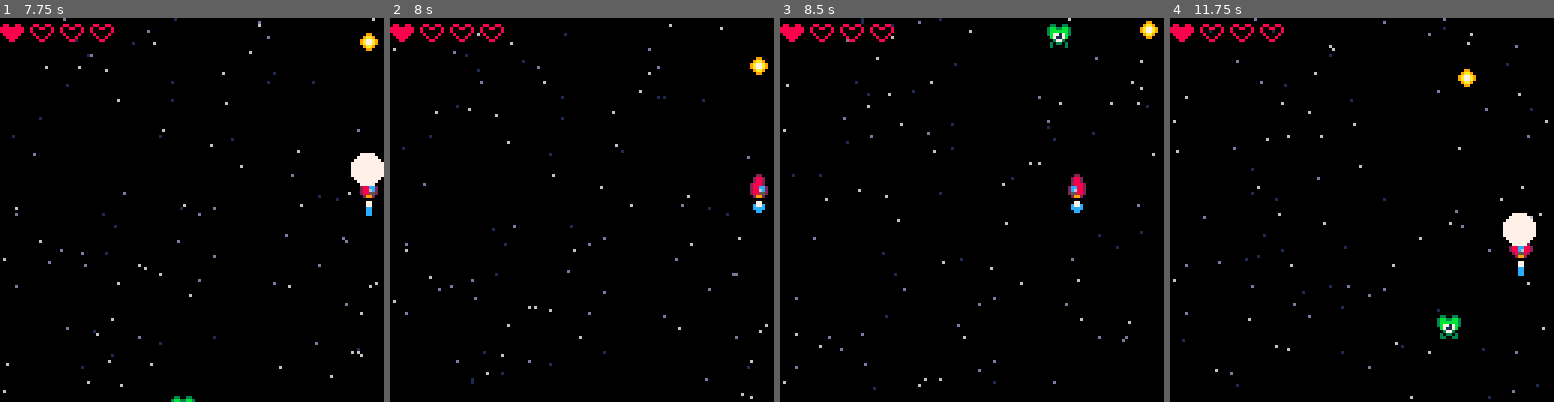
Above: before the commit, frames 1-4 (left to right).
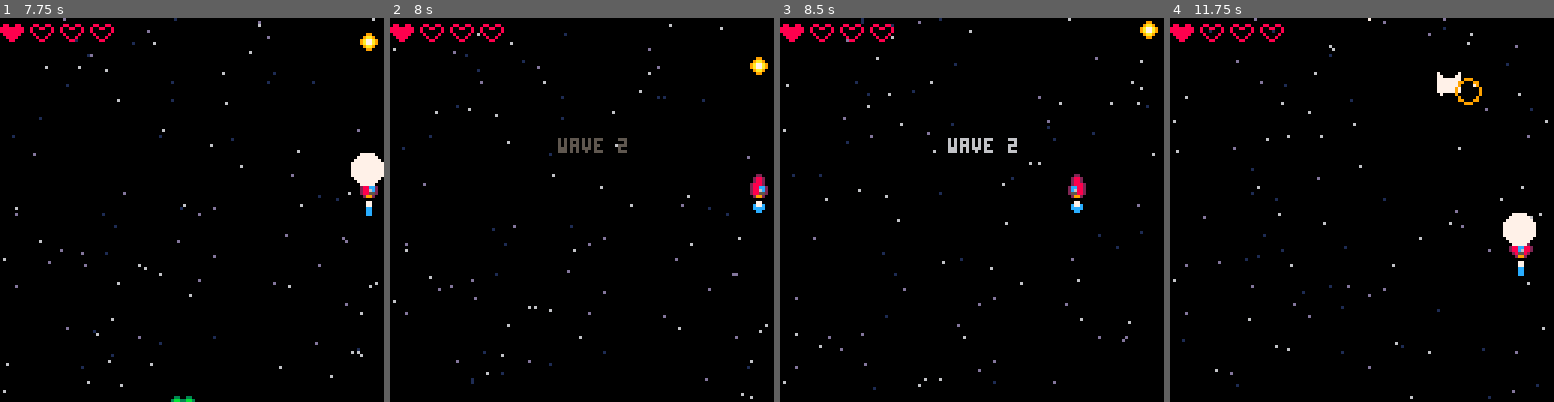
Above: after the commit, the same moments.

Repository: gabriel-jm/pico8-games
Game: PICO-8 cartridge shmup.p8
Same seed, same stepped clock (60 frames per second), same inputs: the game is played once before the commit and once after it.
Inputs:
- Up to frame 1 (7.75 s): tap X (X key) at 0.33, 1.07, 1.85, 2.97, 4.08, 5.2, 6.32, 7.43 s; tap O (Z key) at 0.7, 1.7, 2.1, 2.5, 2.9, 3.3, 3.7, 4.1, 4.5, 4.9, 5.3, 5.7, 6.1, 6.5, 6.9, 7.3, 7.7 s; hold Right 1.6-2.1 s; hold Up 2.15-2.42 s; hold Right 2.47-3.03 s; hold Left 3.08-3.58 s; hold Down 3.63-3.97 s; hold Right 4.02-4.68 s; hold Up 4.73-5.03 s; hold Left 5.08-5.68 s; hold Down 5.73-6.03 s; hold Right 6.08-6.58 s; hold Right 6.63-7.13 s; hold Up 7.18-7.45 s; hold Right from 7.5 s (still down)
- Up to frame 2 (8 s): keep holding Right
- Up to frame 3 (8.5 s): release Right at 8.07 s; tap O (Z key) at 8.1 s; hold Left from 8.12 s (still down)
- Up to frame 4 (11.75 s): tap O (Z key) every 0.4 s from 8.5 to 11.7 s; tap X (X key) at 8.55, 9.67, 10.78 s; release Left at 8.62 s; hold Down 8.67-9 s; hold Right 9.05-9.72 s; hold Up 9.77-10.07 s; hold Left 10.12-10.72 s; hold Down 10.77-11.07 s; hold Right 11.12-11.62 s

Frame 1 is identical in both runs. In frame 2, 0.3% of the frame differs, in the area x 43-62%, y 31-36%; in frame 3, 0.6%; in frame 4, 0.8%, in the area x 51-82%, y 0-84%.

Commit message:
shmup - make game object factory

Diff:
--- a/shmup.p8
+++ b/shmup.p8
@@ -3,33 +3,34 @@
 __lua__
 -- init
 
-enemy_types={
-	{ -- green alien
-		hp=5,
-		spr=21,
-		ani=split"21,22,23,24"
-	},
-	{ -- red flame guy
-		hp=5,
-		spr=148,
-		ani=split"148,149"
-	},
-	{ -- spinning ship
-		hp=5,
-		spr=184,
-		ani=split"184,185,186,187"
-	},
-	{ -- boss
-		hp=5,
-		spr=208,
-		ani=split"208,210",
-		spr_width=2
-	}
-}
-
 function _init()
  t=0
  blinkt=1
+ btn_lockout=0
+
+ enemy_types={
+		make_obj({ -- green alien
+			hp=5,
+			spr=21,
+			ani=split"21,22,23,24"
+		}),
+		make_obj({ -- red flame guy
+			hp=5,
+			spr=148,
+			ani=split"148,149"
+		}),
+		make_obj({ -- spinning ship
+			hp=5,
+			spr=184,
+			ani=split"184,185,186,187"
+		}),
+		make_obj({ -- boss
+			hp=5,
+			spr=208,
+			ani=split"208,210",
+			spr_width=2
+		})
+	}
 
  modes={
  	start={update_start,draw_start},
@@ -68,7 +69,8 @@
 		y=64,
 		sx=0,
 		sy=0,
-		spr=2
+		spr=2,
+		spr_width=1
 	}
 
 	lives=1
@@ -99,6 +101,7 @@
 end
 
 function mode(target_mode)
+	m=target_mode
 	upd,drw=unpack(
 		modes[target_mode]
 	)
@@ -262,6 +265,20 @@
 		target_r=25
 	})
 end
+
+function make_obj(val)
+	return {
+		x=val.x,
+		y=val.y,
+		flash=0,
+		hp=val.hp or 5,
+		spr=val.spr,
+		spr_width=val.spr_width or 1,
+		ani=val.ani,
+		ani_frame=1,
+		col_width=8
+	}
+end
 -->8
 -- update
 
@@ -298,7 +315,8 @@
 			add(bullets,{
 				x=ship.x,
 				y=ship.y-4,
-				spr=16
+				spr=16,
+				spr_width=1
 			})
 			sfx(0)
 			muzzle=6
@@ -324,10 +342,6 @@
 					sfx(1)
 					del(enemies,e)
 					explode(e.x+4,e.y+4)
-
-					if #enemies==0 then
-						next_wave()
-					end
 				end
 			end
 		end)
@@ -352,14 +366,9 @@
 		e.spr=e.ani[
 			flr(e.ani_frame)
 		]
---		e.spr+=0.4
---		if e.spr>=25 then
---			e.spr=21
---		end
 
 		if e.y>128 then
 			del(enemies,e)
-			spawn_enemy()
 		end
 
 		if
@@ -395,7 +404,14 @@
 
 	if lives<=0 then
 		mode("gameover")
+		btn_lockout=t+30
 		music(6)
+	end
+
+	if
+		m=="game" and #enemies==0
+	then
+		next_wave()
 	end
 end
 
@@ -410,6 +426,8 @@
 end
 
 function update_gameover()
+	if(t<btn_lockout) return
+
 	if not btn(4)
 		and not btn(5)
 	then
@@ -537,13 +555,12 @@
 end
 
 function draw_sprite(item)
-	local sprw=item.spr_width or 1
 	spr(
 		item.spr,
 		item.x,
 		item.y,
-		sprw,
-		sprw
+		item.spr_width,
+		item.spr_width
 	)
 end
 
@@ -616,6 +633,7 @@
 
 	if wave>4 then
 		music(4)
+		btn_lockout=t+30
 		return mode("win")
 	end
 
